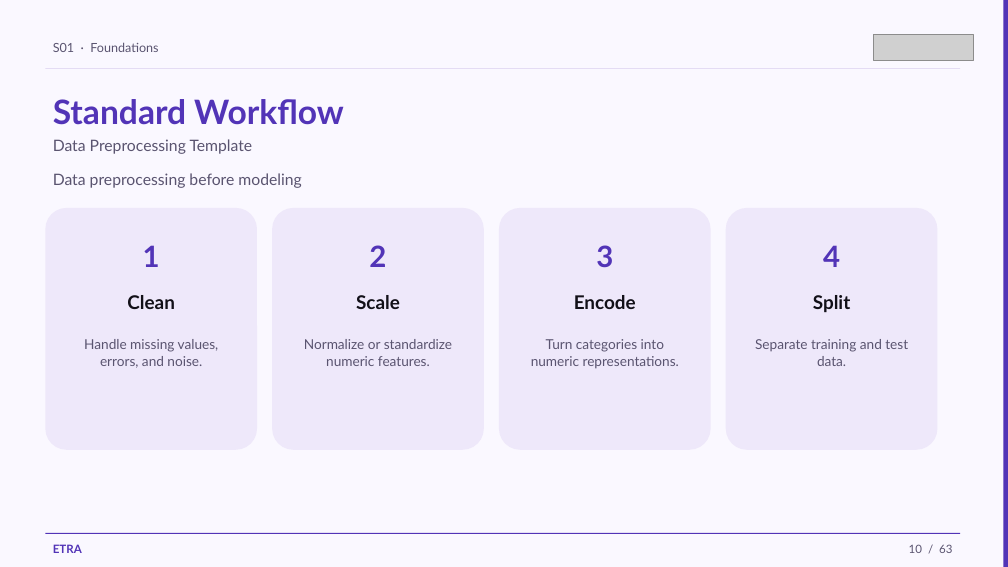
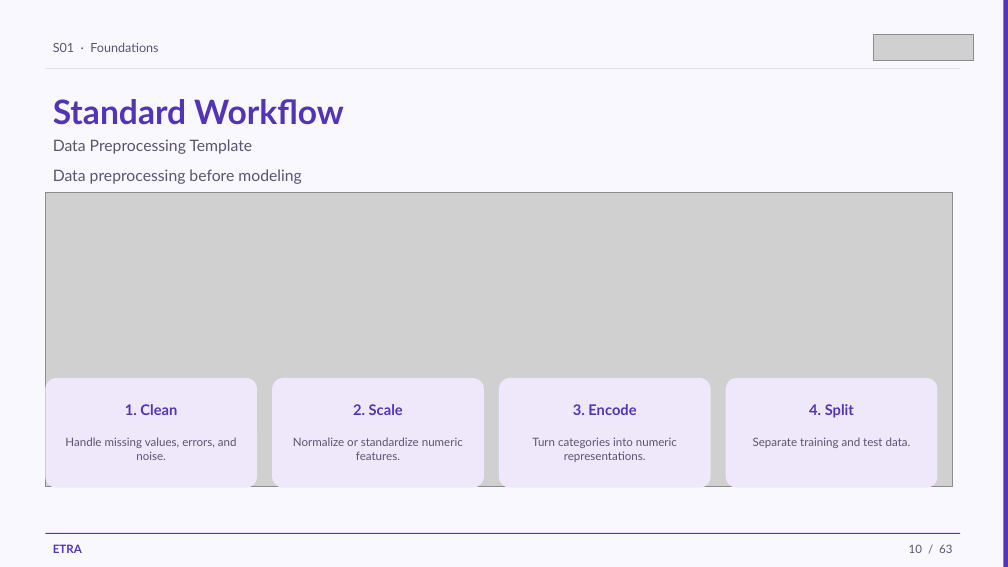
Before and after one commit to iksasa15/AI-ML, a slide deck: slide 10 of web-presentation/pdf-exports/Week1-Session1-Foundations.pptx. Drawn at 1008x567 pixels with LibreOffice and Linux fonts; fonts in the diff are those of the drawing; grey boxes stand for pictures. Boxes give left, top, right and bottom in pixels: in the first picture for what was removed or moved away, otherwise in the second. Text is boxed around its words. In the diff, an @@ line names an element or a change of style, - is before the commit and + after.

```diff
--- a/web-presentation/pdf-exports/Week1-Session1-Foundations.pptx
+++ b/web-presentation/pdf-exports/Week1-Session1-Foundations.pptx
@@ text "Data preprocessing before modeling": place and size @@
-text "Data preprocessing before modeling" at (53,173,301,188)
+text "Data preprocessing before modeling" at (53,169,301,184)
@@ picture added at (45,193,953,487) @@
@@ text removed at (143,245,160,267) @@
-1
@@ text removed at (369,245,386,267) @@
-2
@@ text removed at (596,245,613,267) @@
-3
@@ text removed at (823,245,840,267) @@
-4
@@ rounded rectangle: place and size @@
-rounded rectangle at (45,208,257,450)
+rounded rectangle at (45,378,257,488)
@@ rounded rectangle: place and size @@
-rounded rectangle at (272,208,484,450)
+rounded rectangle at (272,378,484,488)
@@ rounded rectangle: place and size @@
-rounded rectangle at (499,208,711,450)
+rounded rectangle at (499,378,711,488)
@@ rounded rectangle: place and size @@
-rounded rectangle at (726,208,938,450)
+rounded rectangle at (726,378,938,488)
@@ text at (125,404,177,415): text changed; size 18 to 14 pt; text colour #121018 to #5234B7 @@
-Clean
+1. Clean
@@ text at (353,404,403,415): text changed; size 18 to 14 pt; text colour #121018 to #5234B7 @@
-Scale
+2. Scale
@@ text at (573,404,636,415): text changed; size 18 to 14 pt; text colour #121018 to #5234B7 @@
-Encode
+3. Encode
@@ text at (809,404,854,418): text changed; size 18 to 14 pt; text colour #121018 to #5234B7 @@
-Split
+4. Split
@@ text "Handle missing values, errors, and ...": place and size @@
-text "Handle missing values, errors, and ..." at (84,339,219,368)
+text "Handle missing values, errors, and ..." at (65,437,237,460)
@@ text "Normalize or standardize numeric features.": place and size @@
-text "Normalize or standardize numeric features." at (304,339,452,366)
+text "Normalize or standardize numeric features." at (293,437,463,460)
@@ size 13 to 11 pt in 4 elements at (65,437,237,460), (293,437,463,460), (753,437,911,448), (532,437,677,462) @@
@@ text "Turn categories into numeric representations.": place and size @@
-text "Turn categories into numeric representations." at (531,339,679,369)
+text "Turn categories into numeric representations." at (532,437,677,462)
@@ text "Separate training and test data.": place and size @@
-text "Separate training and test data." at (755,339,908,366)
+text "Separate training and test data." at (753,437,911,448)
```
Also in this commit, not shown: 33 other slides changed, 14 other files.
